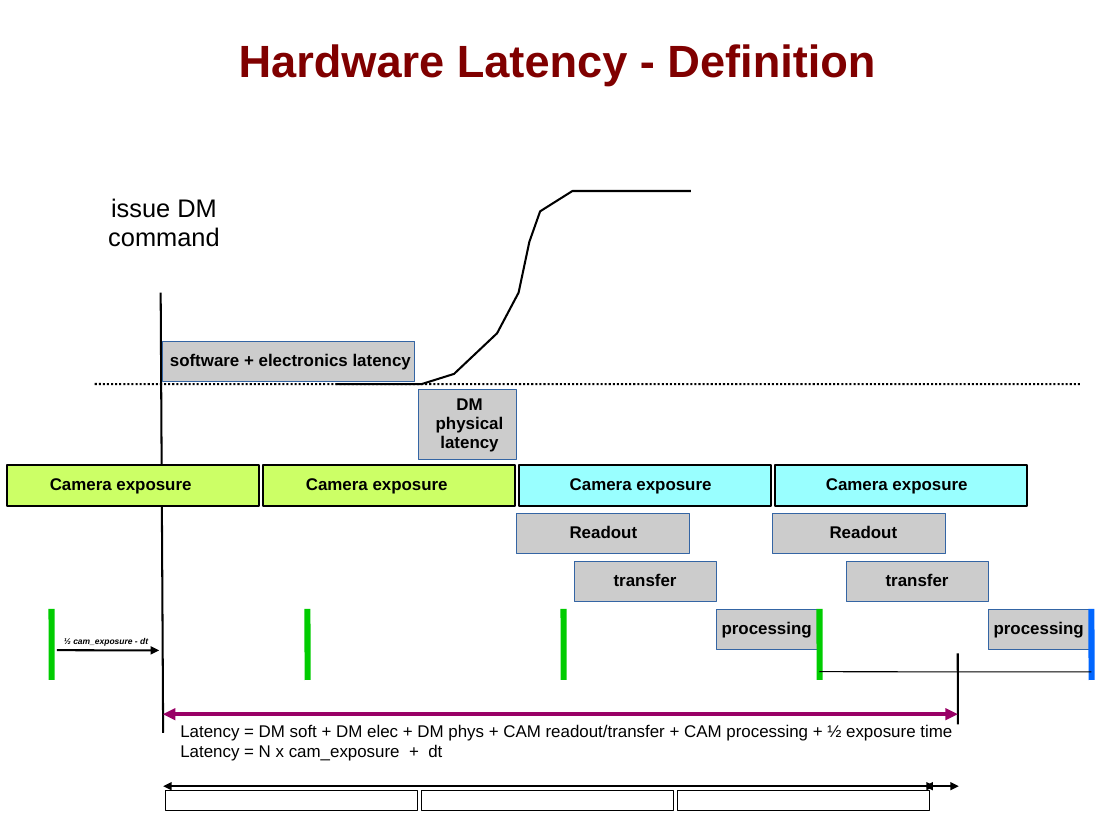
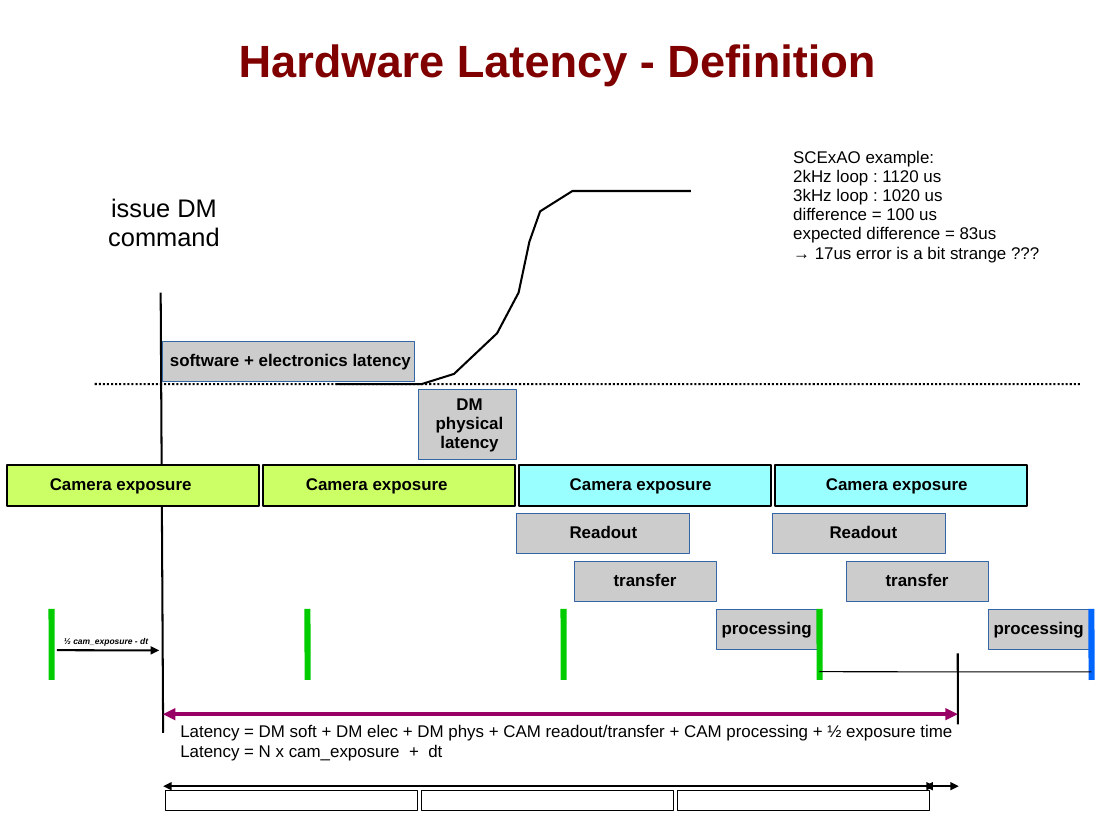
Before and after one commit to oguyon/Cfits, a slide deck: slide 8 of src/AOloopControl/doc/AOloopControl_figs.ppt. Drawn at 1120x840 pixels with LibreOffice and Linux fonts; fonts in the diff are those of the drawing. Boxes give left, top, right and bottom in pixels: in the first picture for what was removed or moved away, otherwise in the second. Text is boxed around its words. In the diff, an @@ line names an element or a change of style, - is before the commit and + after.

```diff
--- a/src/AOloopControl/doc/AOloopControl_figs.ppt
+++ b/src/AOloopControl/doc/AOloopControl_figs.ppt
@@ text added at (x1=793, y1=150, x2=1006, y2=263), 12 pt, text #000000 @@
+SCExAO example:
+2kHz loop : 1120 us
+3kHz loop : 1020 us
+difference = 100 us
+expected difference = 83us
+→ 17us error is a bit strange ???
```
Also in this commit, not shown: 1 other slide changed, 1 slide added, 2 other files.
